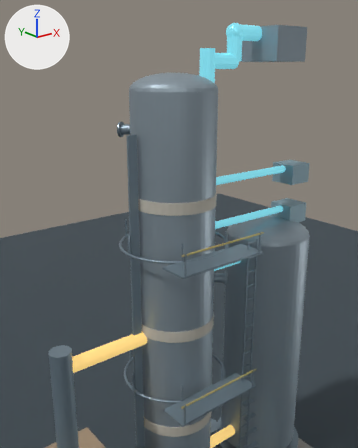
An edit to the Blender file assets-source/blender/tower_hero.blend, drawn before and after from the same camera.
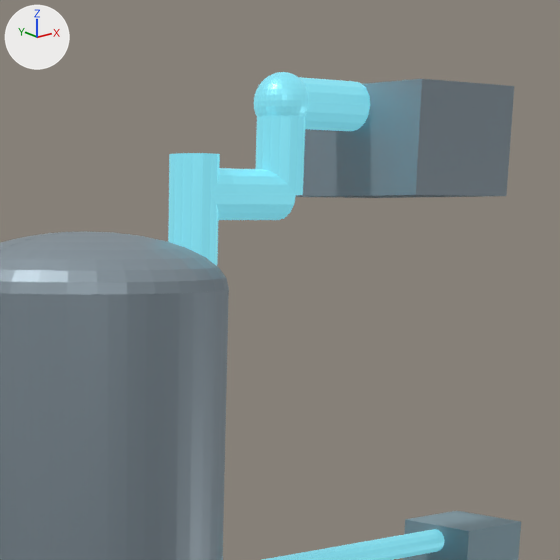
The first picture shows the older version from a camera (50 mm lens) standing at (-15.68, -20.02, 27.01) and looking at (0.02, -0.4, 19.16). The close-ups show the older and then the newer version on the part from 41% to 90% of the width and 0% to 39% of the height of that picture. Only the edits that show in the close-ups are written down. Every picture has the same lights, and +X, +Y and +Z are marked at upper left.

Before the edit, the objects in view are built like this:
```python
ob_pipe_top_condenser = bpy.data.objects.new('Pipe_Top_Condenser', me_cylinder_242)
ob_pipe_top_condenser.location = (4.95, 0.0, 28.85)
ob_pipe_top_condenser.rotation_euler = (0.0, 1.571, 0.0)  # degrees (0, 90, 0)
ob_pipe_top_elbow = bpy.data.objects.new('Pipe_Top_Elbow', me_sphere_002)
ob_pipe_top_elbow.location = (4.1, 0.0, 28.85)
ob_pipe_top_riser = bpy.data.objects.new('Pipe_Top_Riser', me_cylinder_241)
ob_pipe_top_riser.location = (4.1, 0.0, 28.12)
ob_pipe_top_vapor = bpy.data.objects.new('Pipe_Top_Vapor', me_cylinder_239)
ob_pipe_top_vapor.location = (3.15, 0.0, 27.4)
ob_pipe_top_vapor.rotation_euler = (0.0, 1.571, 0.0)  # degrees (0, 90, 0)
ob_pipe_top_vertical = bpy.data.objects.new('Pipe_Top_Vertical', me_cylinder_240)
ob_pipe_top_vertical.location = (2.2, 0.0, 27.0)
ob_tower_atmospheric_shell = bpy.data.objects.new('Tower_Atmospheric_Shell', me_cylinder)
ob_tower_atmospheric_shell.location = (0.0, 0.0, 14.0)
# also in view: 'Pipe_Side_Naphtha' at (5.5, 0.0, 21.0); 'Condenser' at (7.0, 0.0, 28.3); 'Box_Naphtha' at (9.5, 0.0, 20.7); 'Tower_Atmospheric_Dome' at (0.0, 0.0, 26.0)
```
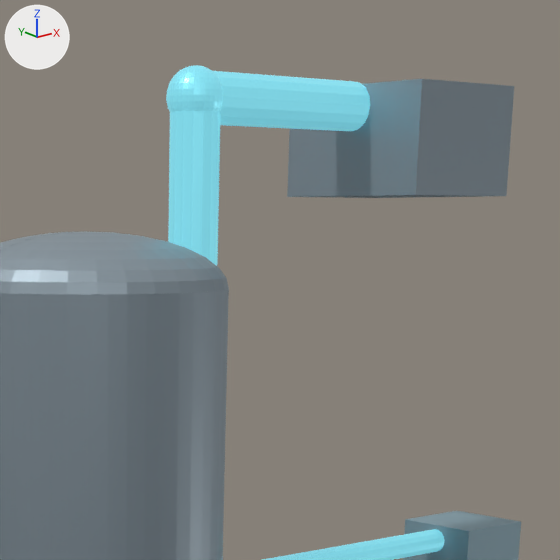
Where the newer file only moved an object's origin or applied its transform, the numbers keep the older frame.

Changed parts and their boxes (x1, y1, x2, y2) in the close-ups (560 x 560 px):
'Pipe_Top_Condenser', moved, rescaled: before (299, 77, 370, 131); after (213, 71, 370, 131)
'Pipe_Top_Vertical', moved, rescaled (38% taller): before (168, 153, 220, 266); after (168, 110, 220, 266)
'Pipe_Top_Elbow', moved: before (254, 72, 309, 117); after (166, 65, 223, 113)
'Pipe_Top_Vapor', deleted (cyan): before (211, 168, 296, 220)
'Pipe_Top_Riser', deleted (cyan): before (255, 115, 306, 195)

Diff of the bpy script that builds the scene:
```diff
--- a/assets-source/blender/tower_hero.blend.py
+++ b/assets-source/blender/tower_hero.blend.py
@@ me_cylinder_240 @@
 # used by ob_pipe_top_vertical; location = (2.2, 0.0, 27.0)
-me_cylinder_240.from_pydata(...)  # 32 vertices, 18 faces; spans x -0.4..0.4, y -0.4..0.4, z -1.0..1.0
+me_cylinder_240.from_pydata(...)  # 32 vertices, 18 faces; spans x -0.4..0.4, y -0.4..0.4, z -1.0..1.85
+# me_cylinder_240 part 1: the whole mesh is scaled about its middle by (1, 1, 1.42), then moved by (0.0, 0.0, 0.42)
 me_cylinder_240.materials.append(mat_pipecool)
@@ me_cylinder_242 @@
 # used by ob_pipe_top_condenser; location = (4.95, 0.0, 28.85); rotation_euler = (0.0, 1.571, 0.0), in degrees (0, 90, 0)
-me_cylinder_242.from_pydata(...)  # 32 vertices, 18 faces; spans x -0.4..0.4, y -0.4..0.4, z -0.85..0.85
+me_cylinder_242.from_pydata(...)  # 32 vertices, 18 faces; spans x -0.4..0.4, y -0.4..0.4, z -2.75..0.85
+# me_cylinder_242 part 2: the whole mesh is scaled about its middle by (1, 1, 2.12), then moved by (0.0, 0.0, -0.95)
 me_cylinder_242.materials.append(mat_pipecool)
@@ ob_pipe_top_vapor @@
-ob_pipe_top_vapor = bpy.data.objects.new('Pipe_Top_Vapor', me_cylinder_239)
-ob_pipe_top_vapor.location = (3.15, 0.0, 27.4)
-ob_pipe_top_vapor.rotation_euler = (0.0, 1.571, 0.0)  # degrees (0, 90, 0)
@@ ob_pipe_top_riser @@
-ob_pipe_top_riser = bpy.data.objects.new('Pipe_Top_Riser', me_cylinder_241)
-ob_pipe_top_riser.location = (4.1, 0.0, 28.12)
@@ ob_pipe_top_elbow @@
 ob_pipe_top_elbow = bpy.data.objects.new('Pipe_Top_Elbow', me_sphere_002)
-ob_pipe_top_elbow.location = (4.1, 0.0, 28.85)
+ob_pipe_top_elbow.location = (2.2, 0.0, 28.85)
```
